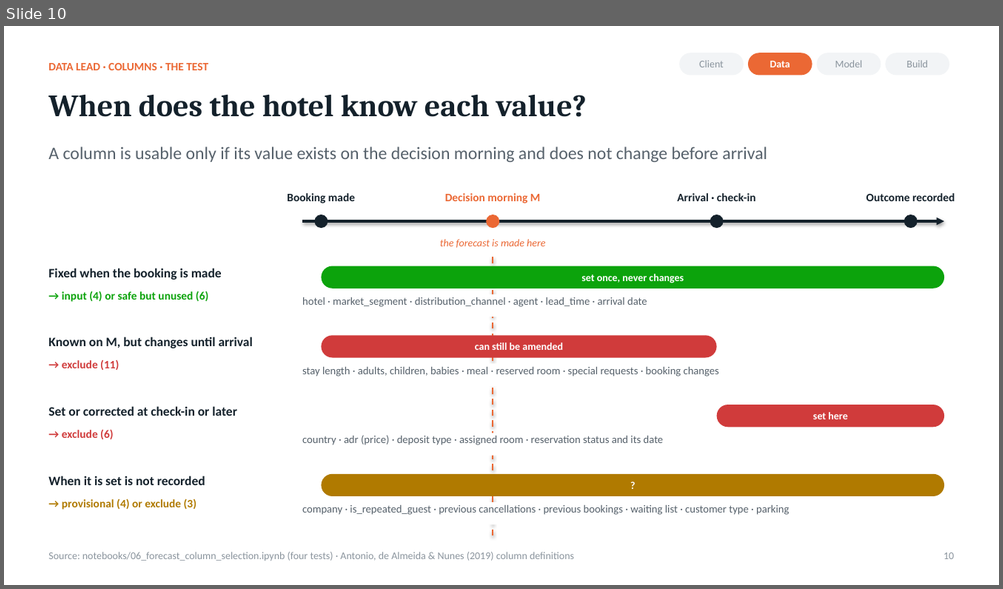
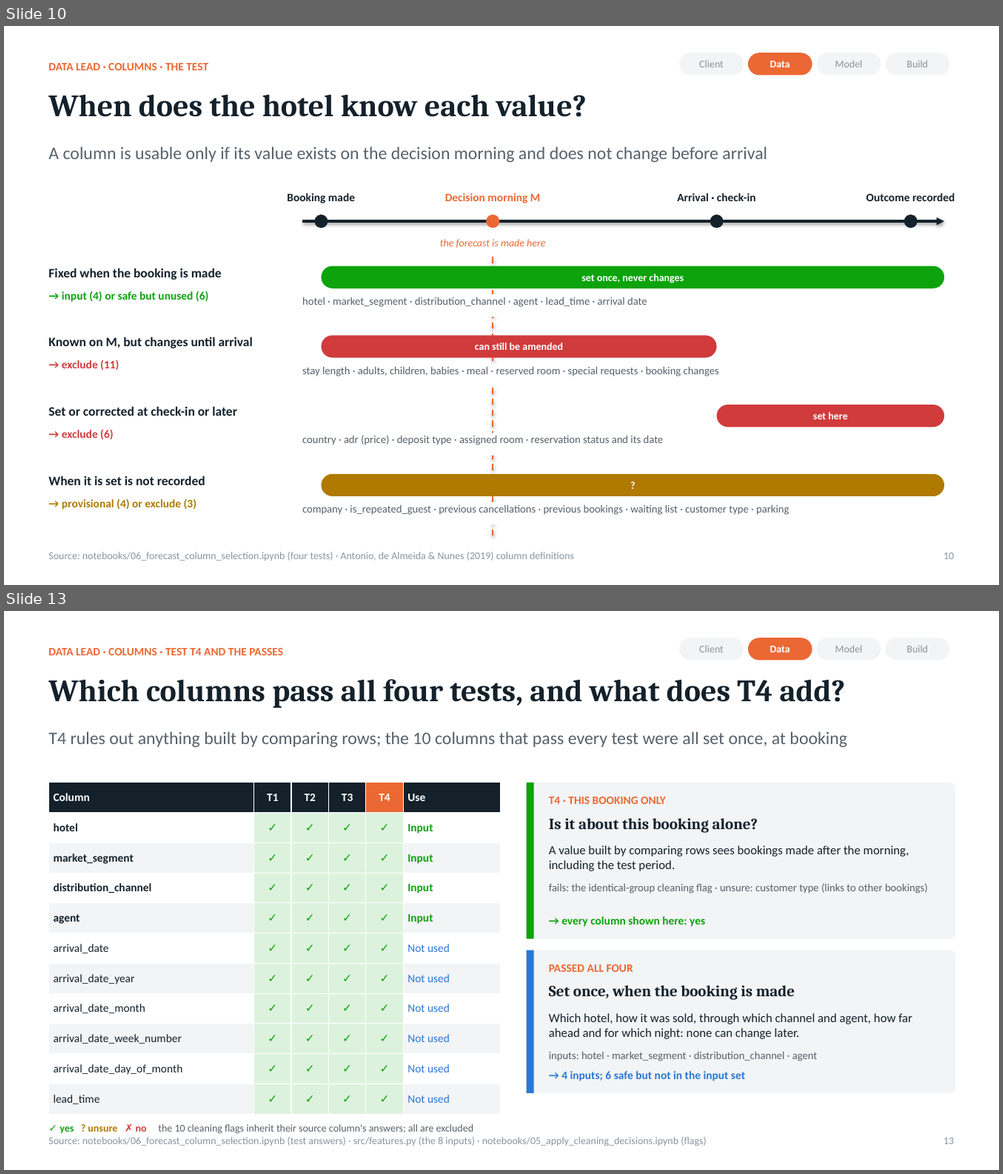
Before and after one commit to rohitpandeyai-star/IIT_GN_W06, a slide deck: Hotel_Overbooking_Deck_By_Lead.pptx. Shown one above the other, each under a label of ours: slide 10 before the commit, slides 10 and 13 after it; the slides between them are not shown. The pictures are 1003x589 and 1003x1174 pixels, drawn with LibreOffice and Linux fonts; fonts in the diff are those of the drawing. Boxes give left, top, right and bottom in pixels: in the first picture for what was removed or moved away, otherwise in the second. Text is boxed around its words. In the diff, an @@ line names an element or a change of style, - is before the commit and + after.

```diff
--- a/Hotel_Overbooking_Deck_By_Lead.pptx
+++ b/Hotel_Overbooking_Deck_By_Lead.pptx
@@ slide 13 added at [4, 611, 999, 1170], background #FFFFFF @@
@@ text added at [48, 648, 283, 655], 11 pt, text #EB6834, bold @@
+DATA LEAD · COLUMNS · TEST T4 AND THE PASSES
@@ rounded rectangle added at [679, 638, 743, 661], fill #F2F4F6, 10 pt, text #8A949D @@
+Client
@@ rounded rectangle added at [748, 638, 812, 661], fill #EB6834, 10 pt, text #FFFFFF, bold @@
+Data
@@ rounded rectangle added at [817, 638, 881, 661], fill #F2F4F6, 10 pt, text #8A949D @@
+Model
@@ rounded rectangle added at [885, 638, 949, 661], fill #F2F4F6, 10 pt, text #8A949D @@
+Build
@@ text added at [48, 679, 845, 708], 30 pt, text #14212B, bold @@
+Which columns pass all four tests, and what does T4 add?
@@ text added at [48, 732, 847, 747], 17 pt, text #56616B @@
+T4 rules out anything built by comparing rows; the 10 columns that pass every test were all set once, at booking
@@ table added at [48, 783, 500, 1115], 11 rows, 6 columns @@
+Column | T1 | T2 | T3 | T4 | Use
+hotel | ✓ | ✓ | ✓ | ✓ | Input
+market_segment | ✓ | ✓ | ✓ | ✓ | Input
+distribution_channel | ✓ | ✓ | ✓ | ✓ | Input
+agent | ✓ | ✓ | ✓ | ✓ | Input
+arrival_date | ✓ | ✓ | ✓ | ✓ | Not used
+arrival_date_year | ✓ | ✓ | ✓ | ✓ | Not used
+arrival_date_month | ✓ | ✓ | ✓ | ✓ | Not used
+arrival_date_week_number | ✓ | ✓ | ✓ | ✓ | Not used
+arrival_date_day_of_month | ✓ | ✓ | ✓ | ✓ | Not used
+lead_time | ✓ | ✓ | ✓ | ✓ | Not used
@@ rounded rectangle added at [526, 783, 956, 940], fill #F2F4F6 @@
@@ rectangle added at [526, 783, 534, 940], fill #0CA30C @@
@@ text added at [549, 797, 666, 804], 11 pt, text #EB6834, bold @@
+T4 · THIS BOOKING ONLY
@@ text added at [549, 818, 758, 833], 15 pt, text #14212B, bold @@
+Is it about this booking alone?
@@ text added at [549, 846, 909, 871], 12 pt, text #14212B @@
+A value built by comparing rows sees bookings made after the morning, including the test period.
@@ text added at [549, 883, 928, 894], 10.5 pt, text #56616B @@
+fails: the identical-group cleaning flag · unsure: customer type (links to other bookings)
@@ text added at [561, 917, 705, 927], 11 pt, text #0CA30C, bold @@
+→ every column shown here: yes
@@ rounded rectangle added at [526, 951, 956, 1093], fill #F2F4F6 @@
@@ rectangle added at [526, 951, 534, 1093], fill #2A78D6 @@
@@ text added at [549, 965, 633, 972], 11 pt, text #EB6834, bold @@
+PASSED ALL FOUR
@@ text added at [549, 985, 794, 1000], 15 pt, text #14212B, bold @@
+Set once, when the booking is made
@@ text added at [549, 1014, 912, 1039], 12 pt, text #14212B @@
+Which hotel, how it was sold, through which channel and agent, how far ahead and for which night: none can change later.
@@ text added at [549, 1052, 817, 1062], 10.5 pt, text #56616B @@
+inputs: hotel · market_segment · distribution_channel · agent
@@ text added at [561, 1071, 745, 1082], 11 pt, text #2A78D6, bold @@
+→ 4 inputs; 6 safe but not in the input set
@@ text added at [48, 1137, 706, 1147], 10 pt, text #8A949D @@
+Source: notebooks/06_forecast_column_selection.ipynb (test answers) · src/features.py (the 8 inputs) · notebooks/05_apply_cleaning_decisions.ipynb (flags)
@@ text added at [60, 1125, 474, 1134], 10 pt, text #56616B @@
+✓ yes ? unsure ✗ no the 10 cleaning flags inherit their source column's answers; all are excluded
@@ text added at [943, 1138, 953, 1145], 10 pt, text #8A949D @@
+13
```
Also in this commit, not shown: 15 slides changed, 1 other slide added, 1 other file.
